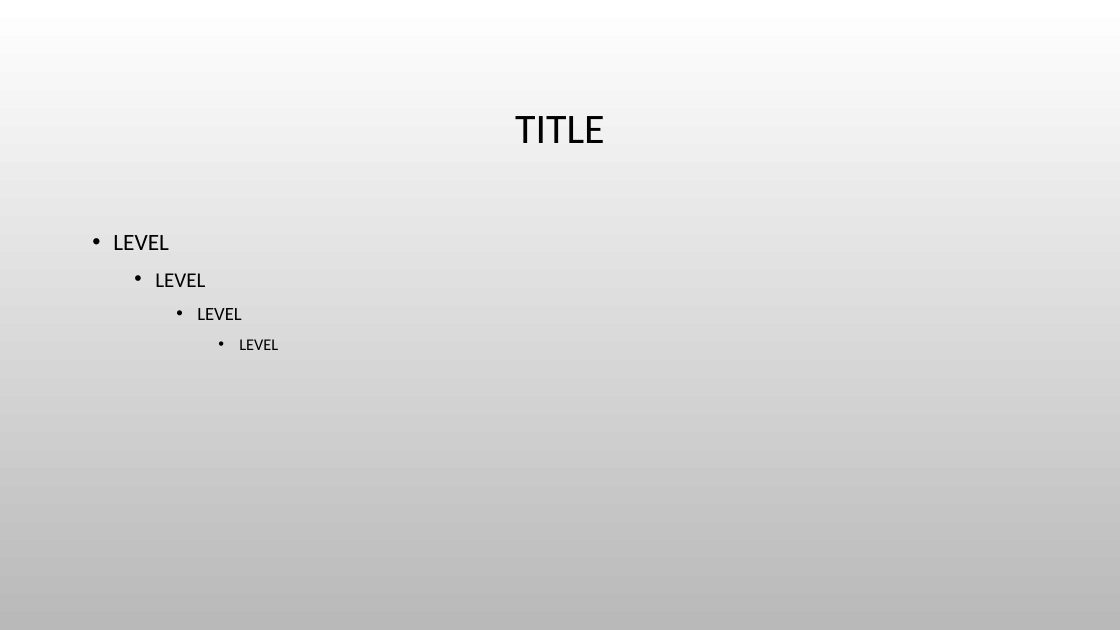
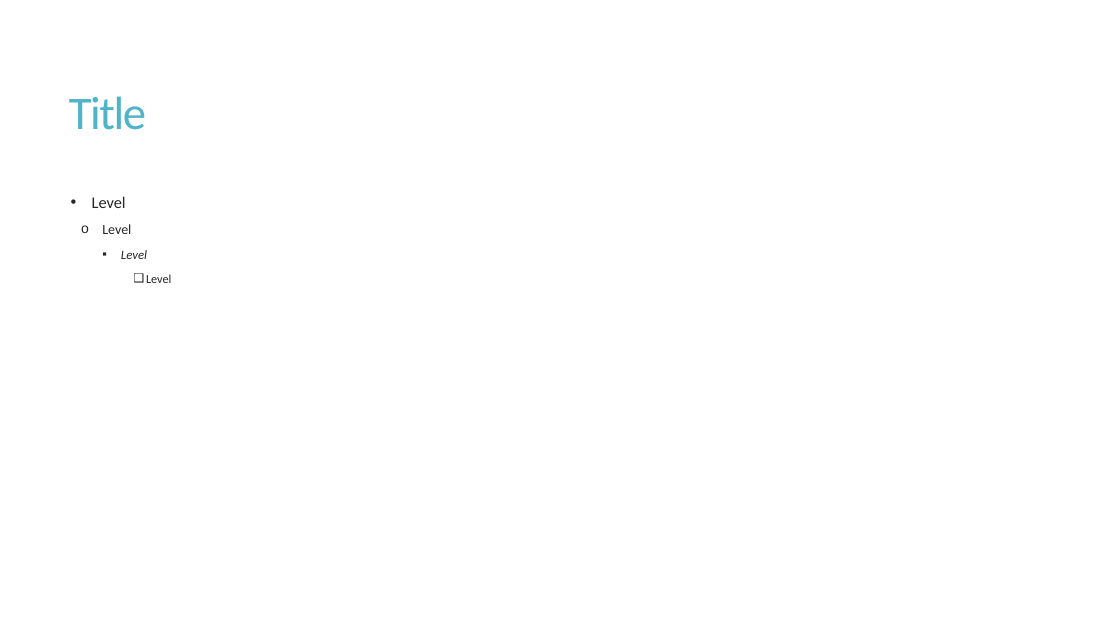
Before and after one commit to UofT-DSI/production, a slide deck: slide 2 of lessons/slide_template.pptx. Drawn at 1120x630 pixels with LibreOffice and Linux fonts; fonts in the diff are those of the drawing; background and template pictures are left out. Boxes give left, top, right and bottom in pixels: in the first picture for what was removed or moved away, otherwise in the second. Text is boxed around its words. In the diff, an @@ line names an element or a change of style, - is before the commit and + after.

```diff
--- a/lessons/slide_template.pptx
+++ b/lessons/slide_template.pptx
@@ background picture (left out) to #FFFFFF @@
@@ title at [69,96,146,130]: text changed; size 36 to 40 pt; text colour #000000 to #50B4C8 @@
-TITLE
+Title
@@ text at [102,224,171,283]: text changed; size 20 to 14 pt; text colour #000000 to #262626 @@
-• LEVEL
-  • LEVEL
-    • LEVEL
-      • LEVEL
+• Level
+  o Level
+    ▪ Level
+      ❑ Level
```
Also in this commit, not shown: 3 other slides changed.
